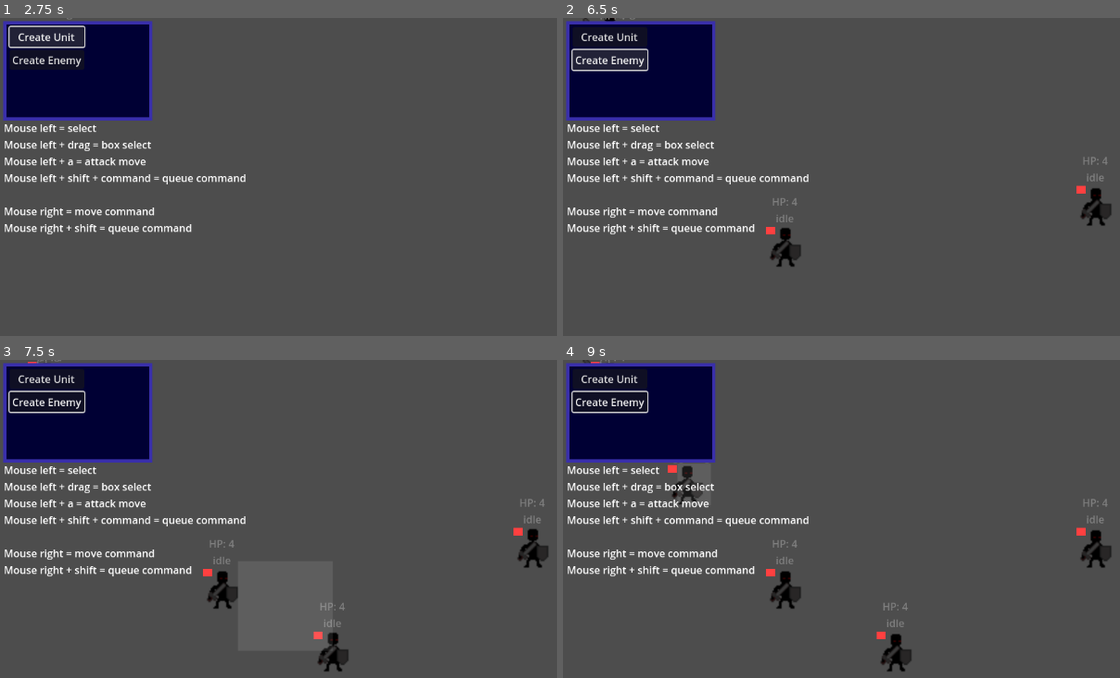
Above: before the commit, frames 1-4 (two rows, left to right).
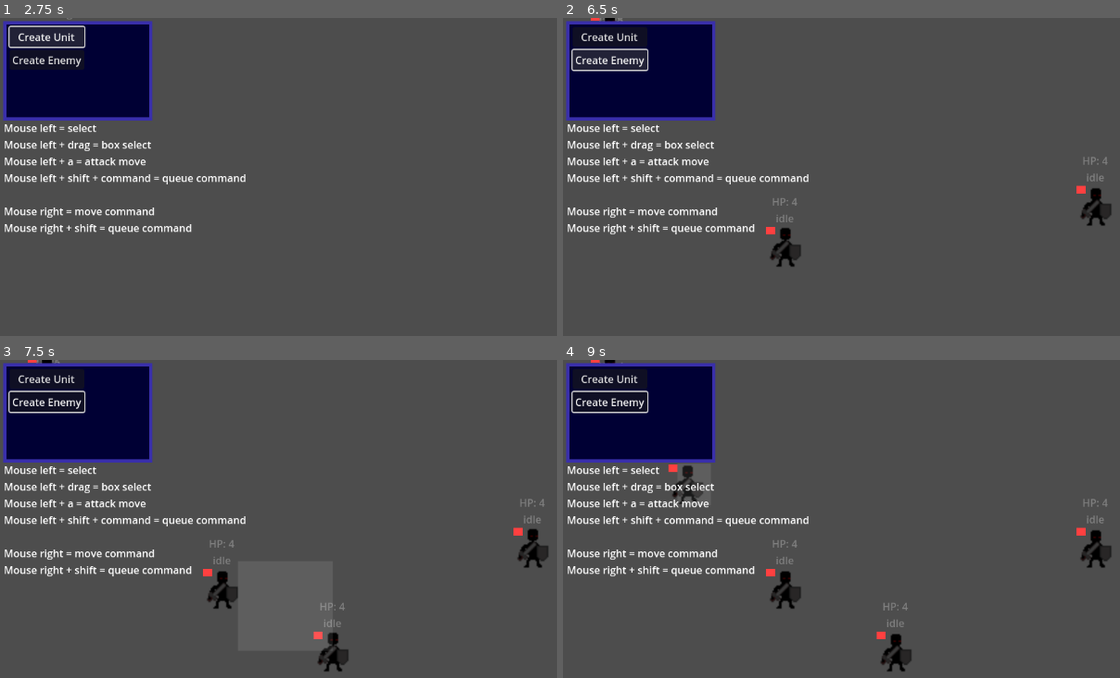
Above: after the commit, the same moments.

Repository: Matobro/skeletors
Game: Godot game, scene res://TestScene.tscn
Two runs of this game, one before a commit and one after it. Both use one fixed random seed, a clock stepped at 60 frames per second and the inputs below.
Inputs (mouse positions are in pixels of both pictures, inside the frame that each line leads up to):
- Up to frame 1 (2.75 s): click "Create Unit" at 0.5 s; click "Create Enemy" at 1.25 s; click "Create Unit" at 2 s
- Up to frame 2 (6.5 s): click "Create Enemy" at 2.75 s; click "Create Unit" at 3.5 s; click "Create Enemy" at 4.25 s; tap Enter at 5 s; move the mouse to (1097, 205) at 5.02 s; hold A (a) 5.03-5.75 s; click (1097, 205) at 5.3 s; tap Space at 5.75 s; drag from (785, 246) to (607, 56) at 5.77 s
- Up to frame 3 (7.5 s): move the mouse to (445, 477) at 6.52 s; hold A (a) 6.53-7.25 s; click (445, 477) at 6.8 s; tap Enter at 7.25 s; drag from (334, 649) to (44, 382) at 7.27 s
- Up to frame 4 (9 s): move the mouse to (outside the picture) at 8.02 s; hold Shift 8.03-8.75 s; click (outside the picture) at 8.3 s; tap Space at 8.75 s; drag from (713, 506) to (607, 382) at 8.77 s

Frame 1 is identical in both runs. In frame 2, less than 0.1% of the frame differs, in the area x 3-13%, y 0-1%; in frame 3, less than 0.1%; in frame 4, less than 0.1%, in the area x 3-24%, y 0-39%.

Commit message:
Attack logic updates in state machine

Diff:
--- a/AI/Generic/UnitStateMachine.gd
+++ b/AI/Generic/UnitStateMachine.gd
@@ -55,29 +55,33 @@
 				parent.move_to_target(parent.attack_target.position)
 
 		states.attacking:
-			if parent.attack_target and !parent.attack_target.dead:
+			if parent.is_attack_committed:
 				parent.attack_anim_timer += delta
 
-				if parent.attack_timer <= 0:
-					if animation_player.animation != "attack":
-						parent.attack_anim_timer = 0.0
-						parent.attack_timer = parent.data.stats.attack_speed
-						parent.has_attacked = false
-						animation_player.play("attack")
-						print("stage 1")
-
+				###Deal damage --- stage 2
 				if !parent.has_attacked and parent.attack_anim_timer >= parent.data.unit_model_data.animation_attack_point:
 					parent.perform_attack()
 					parent.has_attacked = true
-					print("stage 2")
 
+				###Finish attack animation --- stage 3
 				if parent.attack_anim_timer >= parent.data.unit_model_data.animation_attack_duration:
 					parent.attack_anim_timer = 0.0
+					parent.has_attacked = false
+					parent.is_attack_committed = false
 					animation_player.play("idle")
+
+			else:
+				###Finish attack
+				if parent.attack_target == null or parent.attack_target.dead:
+					parent.attack_target = null
+					return
+					##Start new attack
+				elif parent.attack_timer <= 0:
+					parent.is_attack_committed = true
 					parent.has_attacked = false
-					print("stage 3")
-			else:
-				parent.attack_target = null
+					parent.attack_anim_timer = 0.0
+					parent.attack_timer = parent.data.stats.attack_speed
+					animation_player.play("attack")
 		states.dying:
 			pass
 
@@ -164,7 +168,7 @@
 				else:
 					return states.idle
 
-			if target_in_range == null:
+			if target_in_range == null and !parent.is_attack_committed:
 				return states.aggroing
 
 			return null
--- a/Entities/Data/UnitController.gd
+++ b/Entities/Data/UnitController.gd
@@ -19,12 +19,13 @@
 var rally_points: = [] #holds visuals of rally points from queued commands
 
 ###COMBAT###
-var is_attack_moving: bool = false
 var attack_move_target = null
 var attack_target = null
 var possible_targets = [] #all enemies inside aggro range
+var is_attack_moving: bool = false
 var dead: bool
 var has_attacked: bool
+var is_attack_committed: bool
 var attack_anim_timer := 0.0
 var attack_timer := 0.0
 
@@ -89,6 +90,7 @@
 	if queue:
 		command_queue.append({"type": command_type, "position": pos})
 	else:
+		is_attack_committed = false
 		command_queue.clear()
 		movement_target = null
 		attack_move_target = null
--- a/Entities/Units/TestUnit/Test_Unit_Model_Data.tres
+++ b/Entities/Units/TestUnit/Test_Unit_Model_Data.tres
@@ -9,5 +9,5 @@
 offset = Vector2(0, 0)
 scale = Vector2(2, 2)
 animation_attack_point = 0.5
-animation_attack_duration = 2.0
+animation_attack_duration = 0.8
 metadata/_custom_type_script = "uid://dq4e1yj8njkif"
--- a/Entities/Units/Test_Unit.tres
+++ b/Entities/Units/Test_Unit.tres
@@ -26,7 +26,7 @@
 "max_health": 4,
 "max_mana": 1,
 "movement_speed": 330,
-"range": 35,
+"range": 50,
 "strength": 1
 }
 metadata/_custom_type_script = "uid://oeoy2vl8vgue"
